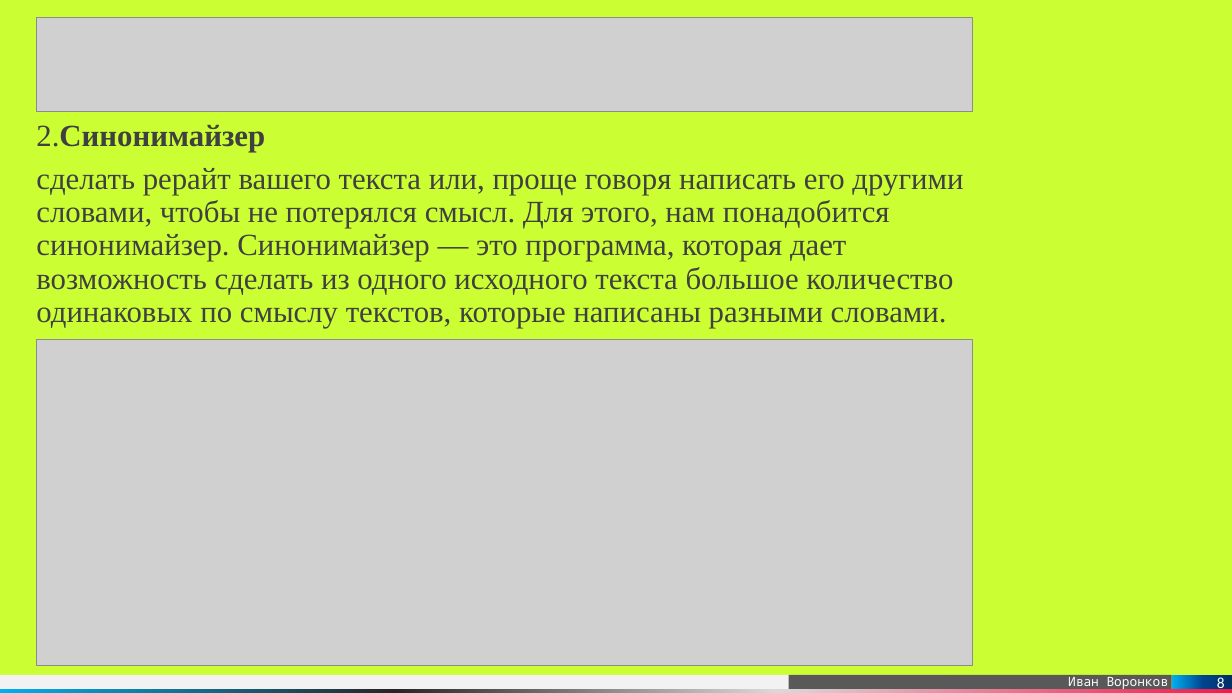
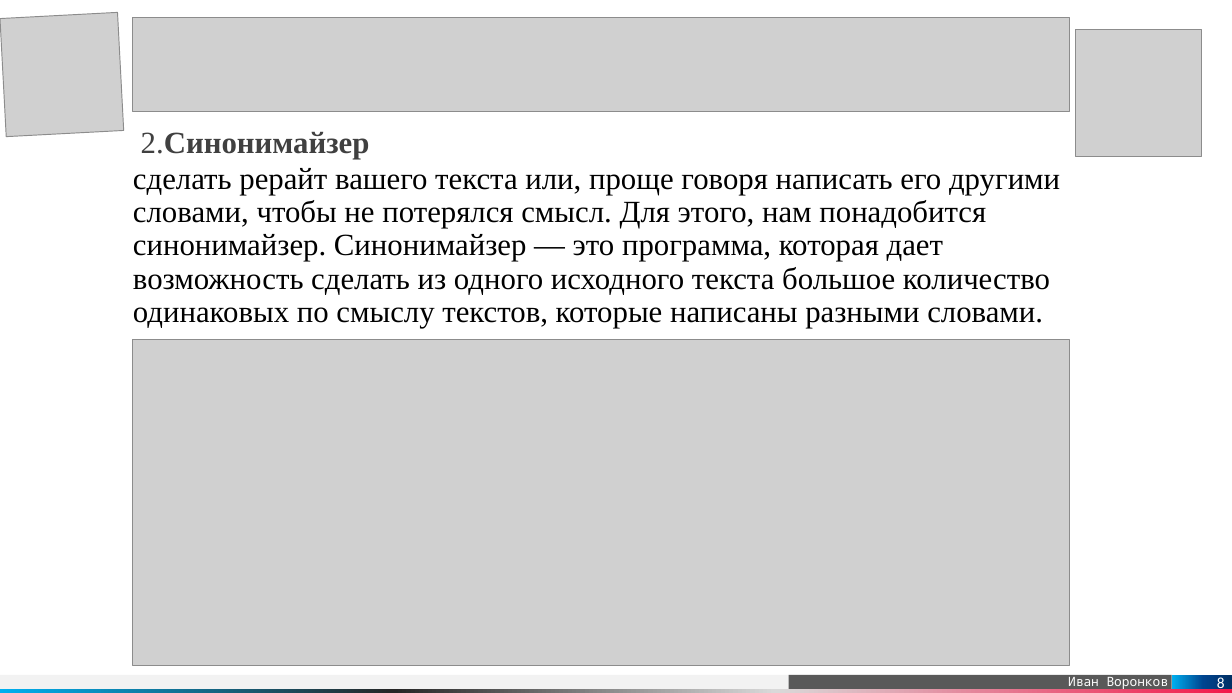
Before and after one commit to NurzhanKalniyazov/anti, a slide deck: slide 8 of Антиплагиат.pptx. Drawn at 1232x693 pixels with LibreOffice and Linux fonts; fonts in the diff are those of the drawing; grey boxes stand for pictures. Boxes give left, top, right and bottom in pixels: in the first picture for what was removed or moved away, otherwise in the second. Text is boxed around its words. In the diff, an @@ line names an element or a change of style, - is before the commit and + after.

```diff
--- a/Антиплагиат.pptx
+++ b/Антиплагиат.pptx
@@ background #CCFF33 to #FFFFFF @@
@@ picture added at [0,13,123,137] @@
@@ picture: place and size @@
-picture at [36,18,972,113]
+picture at [133,18,1069,113]
@@ picture added at [1076,30,1202,156] @@
@@ text "2.Синонимайзер": place and size @@
-text "2.Синонимайзер" at [36,124,265,152]
+text "2.Синонимайзер" at [141,131,370,159]
@@ text "сделать рерайт вашего текста или, ...": place and size @@
-text "сделать рерайт вашего текста или, ..." at [36,168,963,328]
+text "сделать рерайт вашего текста или, ..." at [133,168,1060,328]
@@ text "сделать рерайт вашего текста или, ..." at [133,168,1060,328]: text colour #404040 to #000000 @@
@@ picture: place and size @@
-picture at [36,339,972,665]
+picture at [133,339,1069,665]
```
Also in this commit, not shown: 16 other slides changed, 5 other files.
